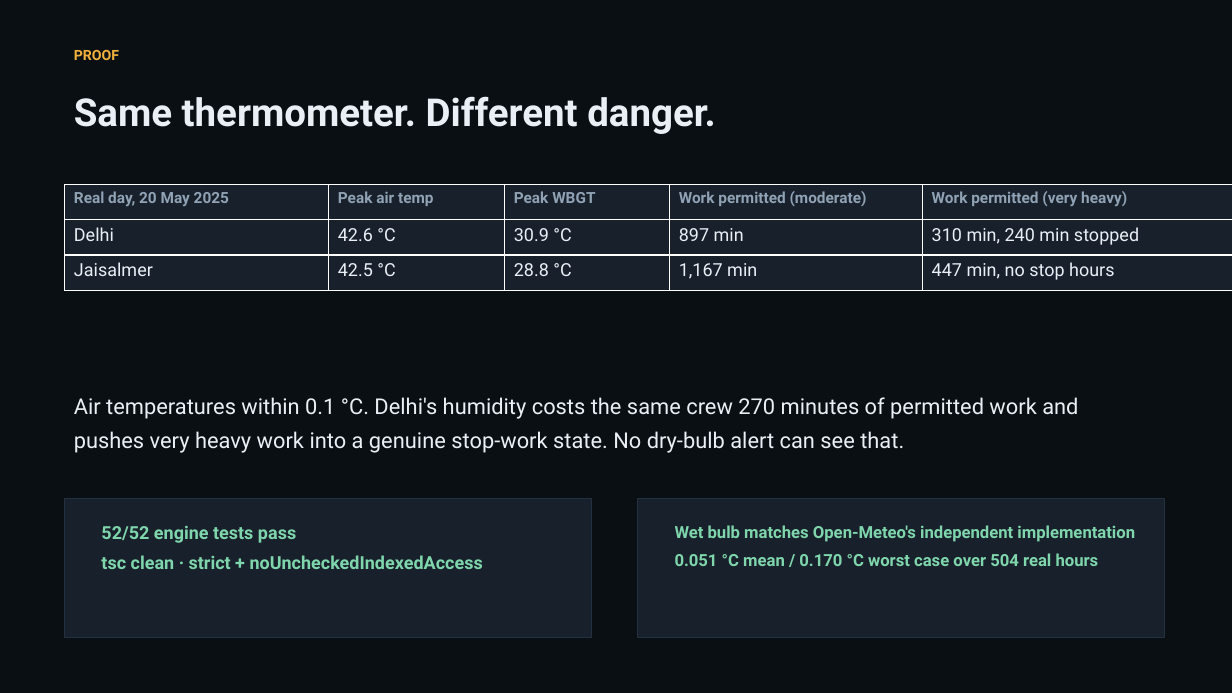
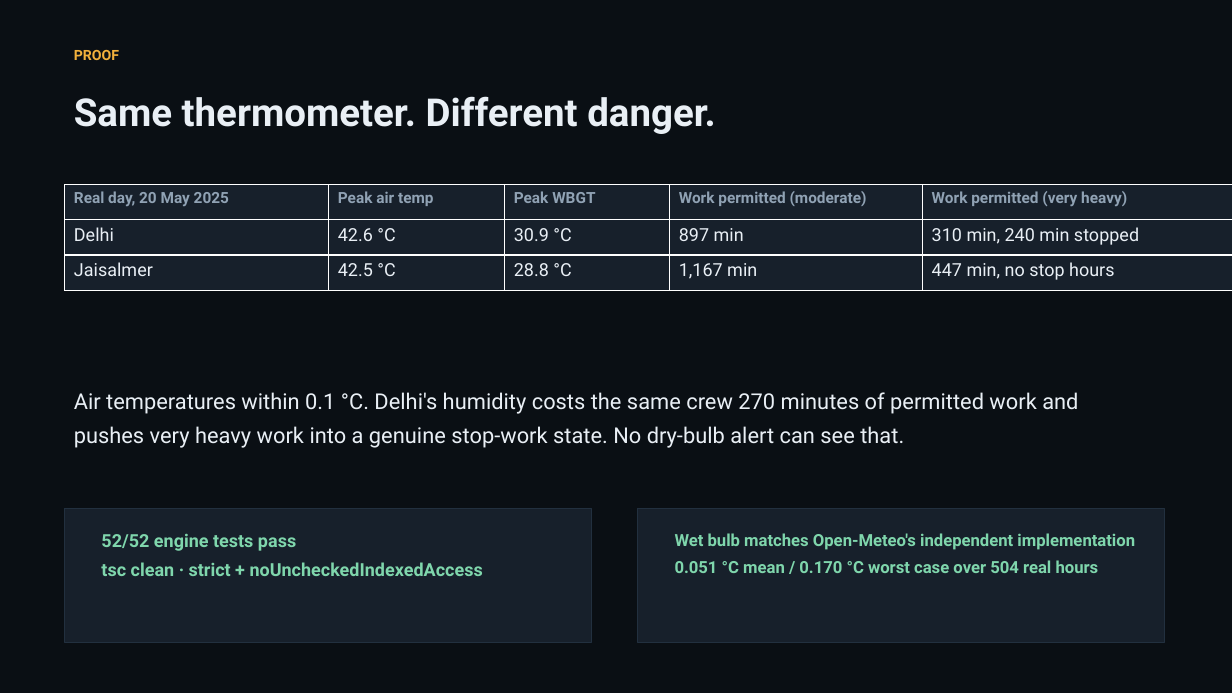
Before and after one commit to sgoel2be24-cyber/shramshield, a slide deck: slide 4 of deck/ShramShield-HACKDAY-1.0.pptx. Drawn at 1232x693 pixels with LibreOffice and Linux fonts; fonts in the diff are those of the drawing. Boxes give left, top, right and bottom in pixels: in the first picture for what was removed or moved away, otherwise in the second. Text is boxed around its words. In the diff, an @@ line names an element or a change of style, - is before the commit and + after.

Commit message:
deck: fix slide-4 text overflow found by the fit check

```diff
--- a/deck/ShramShield-HACKDAY-1.0.pptx
+++ b/deck/ShramShield-HACKDAY-1.0.pptx
@@ text "Air temperatures within 0.1 °C. ...": place and size @@
-text "Air temperatures within 0.1 °C. ..." at bbox=[74, 397, 1078, 453]
+text "Air temperatures within 0.1 °C. ..." at bbox=[74, 392, 1078, 448]
@@ rectangle: place and size @@
-rectangle at bbox=[65, 499, 592, 638]
+rectangle at bbox=[65, 508, 592, 642]
@@ rectangle: place and size @@
-rectangle at bbox=[638, 499, 1165, 638]
+rectangle at bbox=[638, 508, 1165, 642]
@@ text "52/52 engine tests pass": place and size @@
-text "52/52 engine tests pass" at bbox=[101, 525, 483, 569]
+text "52/52 engine tests pass" at bbox=[101, 533, 483, 576]
@@ text "Wet bulb matches Open-Meteo's independent ...": place and size @@
-text "Wet bulb matches Open-Meteo's independent ..." at bbox=[675, 525, 1135, 566]
+text "Wet bulb matches Open-Meteo's independent ..." at bbox=[675, 533, 1135, 573]
```
Also in this commit, not shown: 1 other file.
